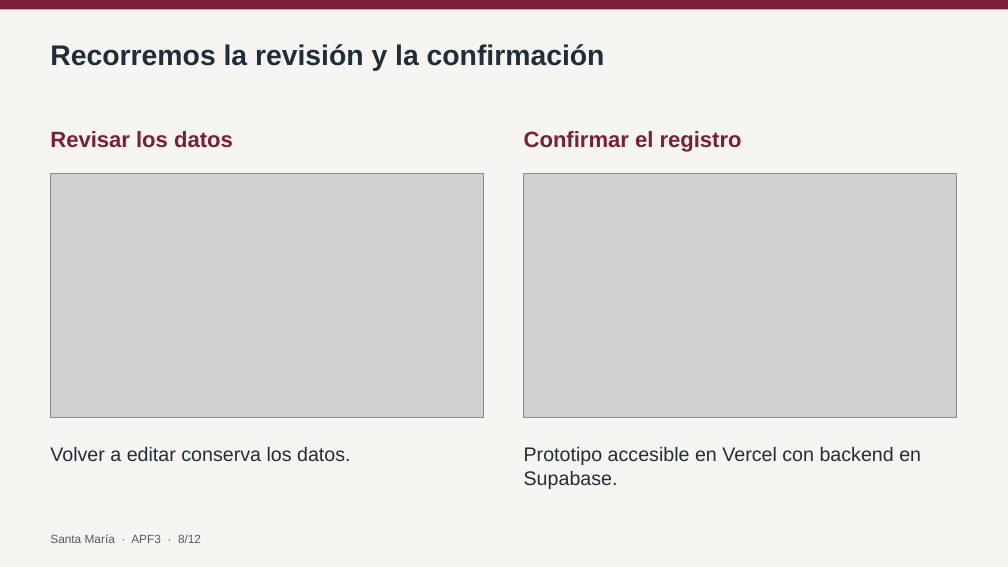
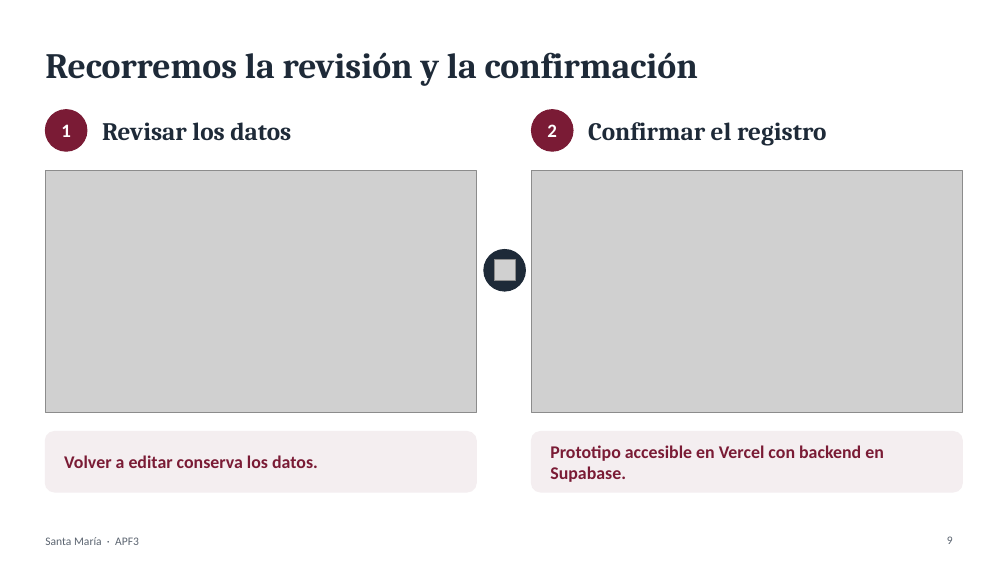
Before and after one commit to BruGeth/IHM_Colegio_Santa_Maria_Reyna_Angeles, a slide deck: slide 9 of avance informe 3/APF3_Grupo5_SantaMaria.pptx (slide 8 before the commit). Drawn at 1008x567 pixels with LibreOffice and Linux fonts; fonts in the diff are those of the drawing; grey boxes stand for pictures. Boxes give left, top, right and bottom in pixels: in the first picture for what was removed or moved away, otherwise in the second. Text is boxed around its words. In the diff, an @@ line names an element or a change of style, - is before the commit and + after.

```diff
--- a/avance informe 3/APF3_Grupo5_SantaMaria.pptx
+++ b/avance informe 3/APF3_Grupo5_SantaMaria.pptx
@@ background #F7F5F1 to #FFFFFF @@
@@ rectangle removed at (0,0,1008,9) @@
@@ title "Recorremos la revisión y la ...": place and size @@
-title "Recorremos la revisión y la ..." at (50,44,605,71)
+title "Recorremos la revisión y la ..." at (45,52,698,86)
@@ title "Recorremos la revisión y la ..." at (45,52,698,86): size 27 to 34 pt, font Arial to Cambria, text colour #202D3A to #1E2A38; vertical alignment top to middle @@
@@ ellipse added at (45,110,87,151), fill #7A1B35, outline #7A1B35 1 pt @@
@@ text "Revisar los datos": place and size @@
-text "Revisar los datos" at (50,131,233,148)
+text "Revisar los datos" at (102,122,291,141)
@@ text "Revisar los datos" at (102,122,291,141): size 21 to 24 pt, font Arial to Cambria, text colour #7B1F36 to #1E2A38; vertical alignment top to middle @@
@@ ellipse added at (532,110,573,151), fill #7A1B35, outline #7A1B35 1 pt @@
@@ text "Confirmar el registro" at (588,122,826,146): size 21 to 24 pt, font Arial to Cambria, text colour #7B1F36 to #1E2A38; vertical alignment top to middle @@
@@ text "Confirmar el registro": place and size @@
-text "Confirmar el registro" at (524,131,742,152)
+text "Confirmar el registro" at (588,122,826,146)
@@ text added at (61,124,71,137), 18 pt, text #FFFFFF, bold @@
+1
@@ text added at (547,124,557,137), 18 pt, text #FFFFFF, bold @@
+2
@@ picture: place and size @@
-picture at (51,173,484,417)
+picture at (45,170,476,413)
@@ picture: place and size @@
-picture at (524,173,957,417)
+picture at (532,170,963,413)
@@ ellipse added at (484,250,526,291), fill #1E2A38, outline #1E2A38 1 pt @@
@@ picture added at (495,260,516,281) @@
@@ rounded rectangle added at (45,432,476,492), fill #F4EEF0, outline #F4EEF0 1 pt @@
@@ text "Volver a editar conserva los ...": place and size @@
-text "Volver a editar conserva los ..." at (50,446,351,461)
+text "Volver a editar conserva los ..." at (64,455,318,468)
@@ text "Volver a editar conserva los ..." at (64,455,318,468): size 18.8 to 17 pt, font Arial to Calibri, text colour #202D3A to #7A1B35, bold on; vertical alignment top to middle @@
@@ rounded rectangle added at (532,432,963,492), fill #F4EEF0, outline #F4EEF0 1 pt @@
@@ text "Prototipo accesible en Vercel con ..." at (550,445,884,482): size 18.8 to 17 pt, font Arial to Calibri, text colour #202D3A to #7A1B35, bold on; vertical alignment top to middle @@
@@ text "Prototipo accesible en Vercel con ...": place and size @@
-text "Prototipo accesible en Vercel con ..." at (524,446,921,489)
+text "Prototipo accesible en Vercel con ..." at (550,445,884,482)
@@ text added at (45,537,139,545), 11 pt, text #5B6470 @@
+Santa María · APF3
@@ text removed at (50,534,201,543) @@
-Santa María · APF3 · 8/12
@@ page number added at (947,536,953,544), 11 pt, text #5B6470 @@
+9
```
Also in this commit, not shown: 11 other slides changed.
